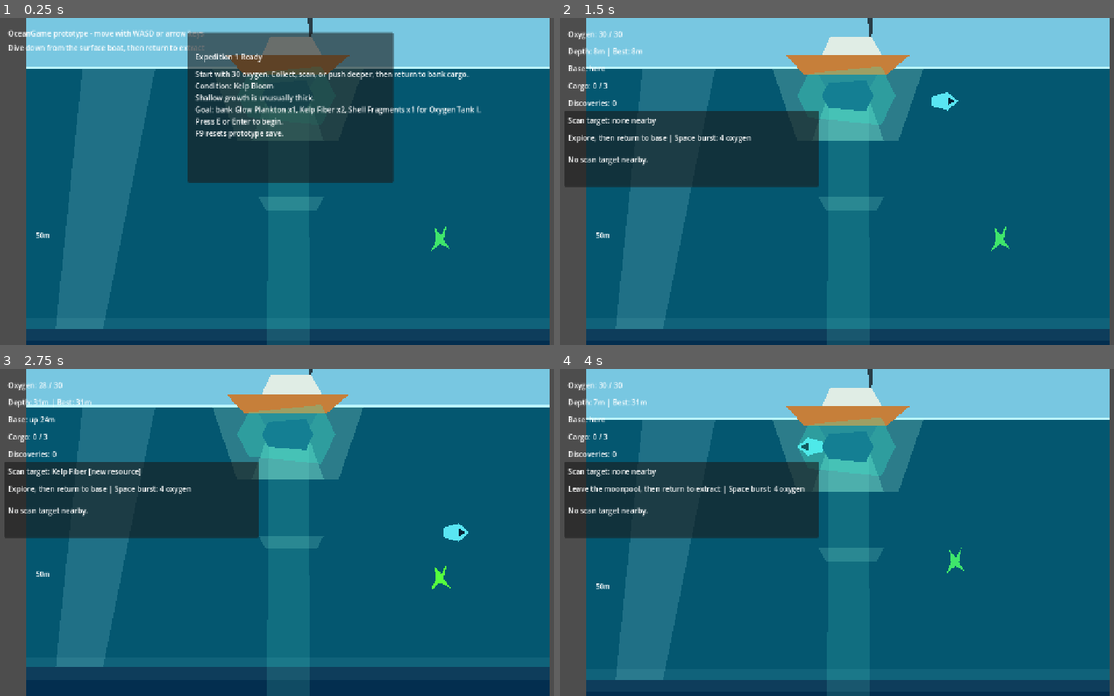
Above: before the commit, frames 1-4 (two rows, left to right).
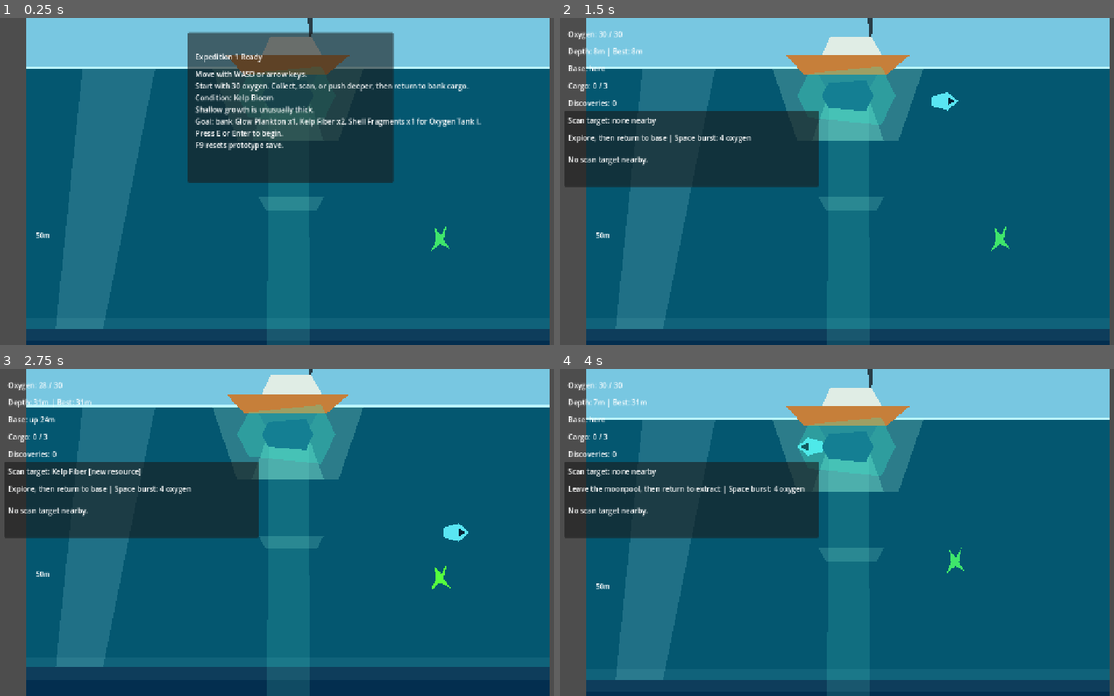
Above: after the commit, the same moments.

Repository: joeypshell/OceanGame
Game: Godot game, scene res://scenes/Main.tscn
Same seed, same stepped clock (60 frames per second), same inputs: the game is played once before the commit and once after it.
Inputs:
- Up to frame 1 (0.25 s): no input
- Up to frame 2 (1.5 s): tap Enter at 0.5 s; hold D (move_right) 0.53-1.28 s; tap F (scan) at 0.6 s; hold S (move_down) from 1.28 s (still down); tap E (interact) at 1.35 s
- Up to frame 3 (2.75 s): tap F (scan) at 1.55, 2.1 s; release S (move_down) at 2.03 s; hold D (move_right) from 2.03 s (still down)
- Up to frame 4 (4 s): release D (move_right) at 2.78 s; hold Space (burst_thruster) 2.78-3.53 s; tap F (scan) at 2.85, 3.8 s; tap R (restart_dive) at 3.5 s; hold A (move_left) from 3.53 s (still down); tap E (interact) at 3.6 s

The runs differ from the first frame. In frame 1, 3.9% of the frame differs, in the area x 1-87%, y 3-41%; in frame 2, less than 0.1%; in frame 3, less than 0.1%; in frame 4, less than 0.1%.

Commit message:
Resolve #127 move surface instructions into ready panel

Diff:
--- a/scenes/Main.tscn
+++ b/scenes/Main.tscn
@@ -967,6 +967,7 @@
 [node name="HUD" type="CanvasLayer" parent="."]
 
 [node name="Hint" type="Label" parent="HUD"]
+visible = false
 offset_left = 24.0
 offset_top = 22.0
 offset_right = 520.0
@@ -974,6 +975,7 @@
 text = "OceanGame prototype - move with WASD or arrow keys"
 
 [node name="BoundsHint" type="Label" parent="HUD"]
+visible = false
 offset_left = 24.0
 offset_top = 54.0
 offset_right = 520.0
--- a/scripts/main.gd
+++ b/scripts/main.gd
@@ -786,8 +786,8 @@
 	_update_upgrade_menu()
 	var is_diving := dive_session.result == DiveSessionScript.Result.DIVING
 	var has_surface_panel := dive_session.result != DiveSessionScript.Result.DIVING
-	hint_label.visible = not is_diving
-	bounds_hint_label.visible = not is_diving
+	hint_label.visible = false
+	bounds_hint_label.visible = false
 	oxygen_label.visible = is_diving
 	depth_label.visible = is_diving
 	base_direction_label.visible = is_diving
@@ -849,7 +849,7 @@
 	if dive_session.result == DiveSessionScript.Result.READY:
 		run_panel.visible = true
 		run_title_label.text = "Expedition %d Ready" % progression_state.current_run_number
-		run_summary_label.text = _format_run_summary("Start with %d oxygen. Collect, scan, or push deeper, then return to bank cargo.\n%s\n%s\nPress E or Enter to begin.\nF9 resets prototype save." % [
+		run_summary_label.text = _format_run_summary("Move with WASD or arrow keys.\nStart with %d oxygen. Collect, scan, or push deeper, then return to bank cargo.\n%s\n%s\nPress E or Enter to begin.\nF9 resets prototype save." % [
 			ceili(dive_session.max_oxygen),
 			_format_condition_briefing(),
 			ExpeditionGoalFormatterScript.format_goal(progression_state, upgrade_definitions),
Not shown, changed: docs/current/GAMEPLAY.md
